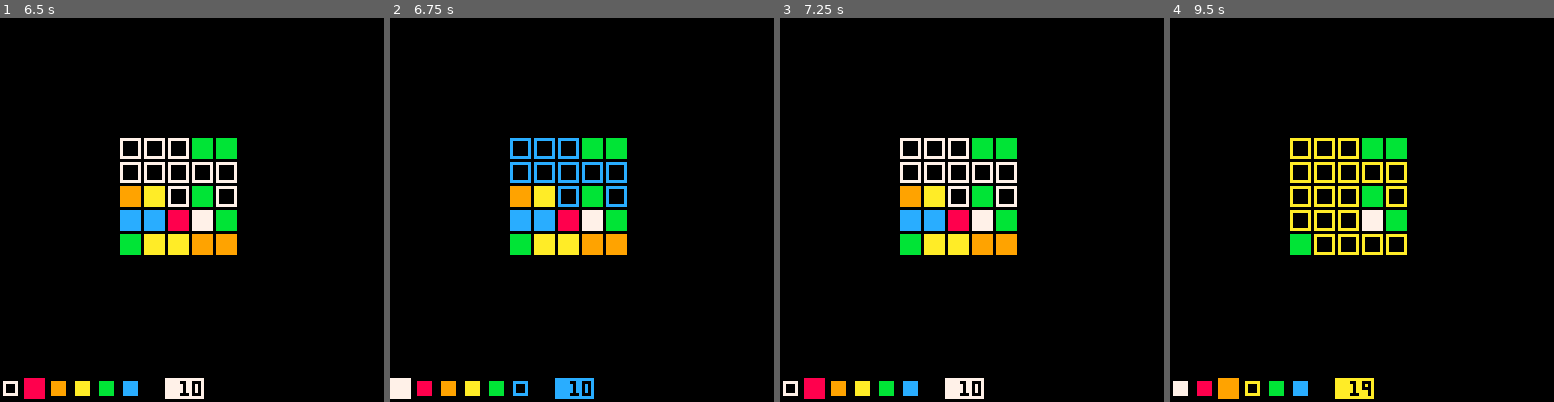
Above: before the commit, frames 1-4 (left to right).
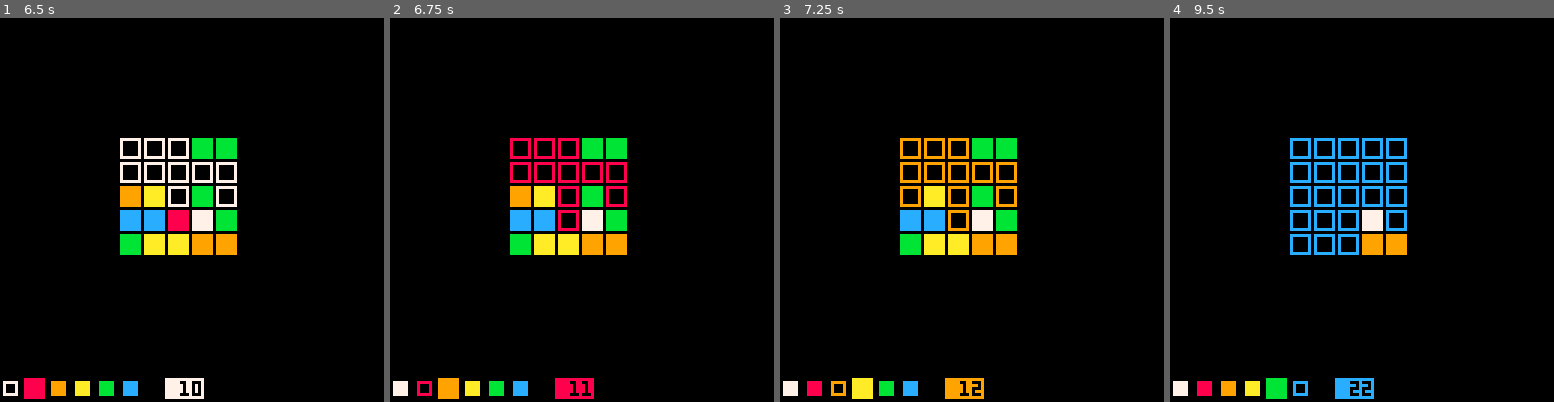
Above: after the commit, the same moments.

Repository: klen/square-wars
Game: PICO-8 cartridge main.p8
The game is run twice, just before and just after one commit, with the same random seed, the same clock (stepped at 60 frames per second) and the same inputs.
Inputs:
- Up to frame 1 (6.5 s): tap O (Z key) at 0.33, 0.7, 1.43, 2.22, 3.1, 3.98, 4.87, 5.75 s; tap X (X key) at 1.07, 2.07, 2.4, 2.73, 3.07, 3.4, 3.73, 4.07, 4.4, 4.73, 5.07, 5.4, 5.73, 6.07, 6.4 s; hold Left 1.97-2.37 s; hold Down 2.42-2.82 s; hold Right 2.87-3.53 s; hold Up 3.58-4.08 s; hold Right 4.13-4.53 s; hold Down 4.58-5.08 s; hold Left 5.13-5.8 s; hold Up 5.85-6.18 s; hold Left from 6.23 s (still down)
- Up to frame 2 (6.75 s): release Left at 6.63 s; tap O (Z key) at 6.63 s; hold Down from 6.68 s (still down); tap X (X key) at 6.73 s
- Up to frame 3 (7.25 s): tap X (X key) at 7.07 s; release Down at 7.08 s; hold Right from 7.13 s (still down)
- Up to frame 4 (9.5 s): tap X (X key) every 0.33 s from 7.4 to 9.4 s; tap O (Z key) at 7.52, 8.4, 9.28 s; release Right at 7.8 s; hold Up 7.85-8.35 s; hold Right 8.4-8.8 s; hold Down 8.85-9.35 s; hold Left from 9.4 s (still down)

Frame 1 is identical in both runs. In frame 2, 2.5% of the frame differs, in the area x 0-62%, y 31-100%; in frame 3, 2.8%; in frame 4, 5.5%, in the area x 12-62%, y 31-100%.

Commit message:
fix: wip 🚍

Diff:
--- a/main.p8
+++ b/main.p8
@@ -35,8 +35,8 @@
 #include src/update.p8.lua
 #include src/draw.p8.lua
 
--- #include src/screens/debug.p8.lua
--- #include src/tools/debug.p8.lua
+#include src/screens/debug.p8.lua
+#include src/tools/debug.p8.lua
 
 inv = "\^i"
 
--- a/src/ui/controls.p8.lua
+++ b/src/ui/controls.p8.lua
@@ -44,12 +44,6 @@
   draw = function(_ENV)
     local p = judge:get_active()
 
-    -- active tiles ???
-    -- local c = COLORS[scolor]
-    -- for n in all(p.tiles) do
-    --   judge.field:draw_tile(n, c)
-    -- end
-
     for idx, c in ipairs(COLORS) do
       local s = idx * 8 - 8
 
@@ -69,19 +63,14 @@
   end,
 
   move = function(_ENV, c)
-    judge:move(c)
+    local next = judge:move(c)
+
     if power then
       power:move(COLORS_IDX[c])
     end
+    freeze_update(5 + flr(rnd(10)))
 
-    local p = judge:get_active()
-    scolor = judge:move_color(p.c, function(c)
-      return COLORS[COLORS_IDX[c] % #COLORS + 1]
-    end, p.w)
-
-    freeze_update(5 + rnd(10))
-
-    judge:finish()
+    scolor = judge:finish_move(next)
   end,
 }
 
--- a/src/ui/judge.p8.lua
+++ b/src/ui/judge.p8.lua
@@ -70,14 +70,28 @@
     end
   end,
 
-  finish = function(_ENV)
+  next_move = function(_ENV, next)
+    if next then
+      repeat
+        active = (active % #players) + 1
+      until players[active].skip < 8
+    end
+
+    local p = players[active]
+    return _ENV:move_color(p.c, function(c)
+      local idx = COLORS_IDX[c] or 1
+      return COLORS[idx % #COLORS + 1]
+    end, p.w)
+  end,
+
+  finish_move = function(_ENV, next)
     local active_players = #filter(players, function(p)
       return p.skip < 8
     end)
     if active_players > 0 then
       for t in all(field.tiles) do
         if t.p == 0 then
-          return
+          return _ENV:next_move(next)
         end
       end
     end
@@ -173,27 +187,24 @@
       end
     end)
 
-    local skip = #ptiles == grab
-    p.skip = skip and p.skip + 1 or 0
+    local empty = #ptiles == grab
+    p.skip = empty and p.skip + 1 or 0
     if p.skip >= 8 then
       p.c = 5
       foreach(ptiles, function(tn)
         tiles[tn].c = 5
       end)
-      active = (active % #players) + 1
-    end
-
-    -- make a power move
-    if pwr and not skip then
+    end
+
+    -- keep the current player
+    if pwr and not empty then
       sfx(59)
-    else
-      -- go to the next player
-      if p.cpu then
-        sfx(62)
-      end
-      repeat
-        active = (active % #players) + 1
-      until players[active].skip < 8
-    end
+      return false
+    end
+
+    if p.cpu then
+      sfx(62)
+    end
+    return true
   end,
 }
